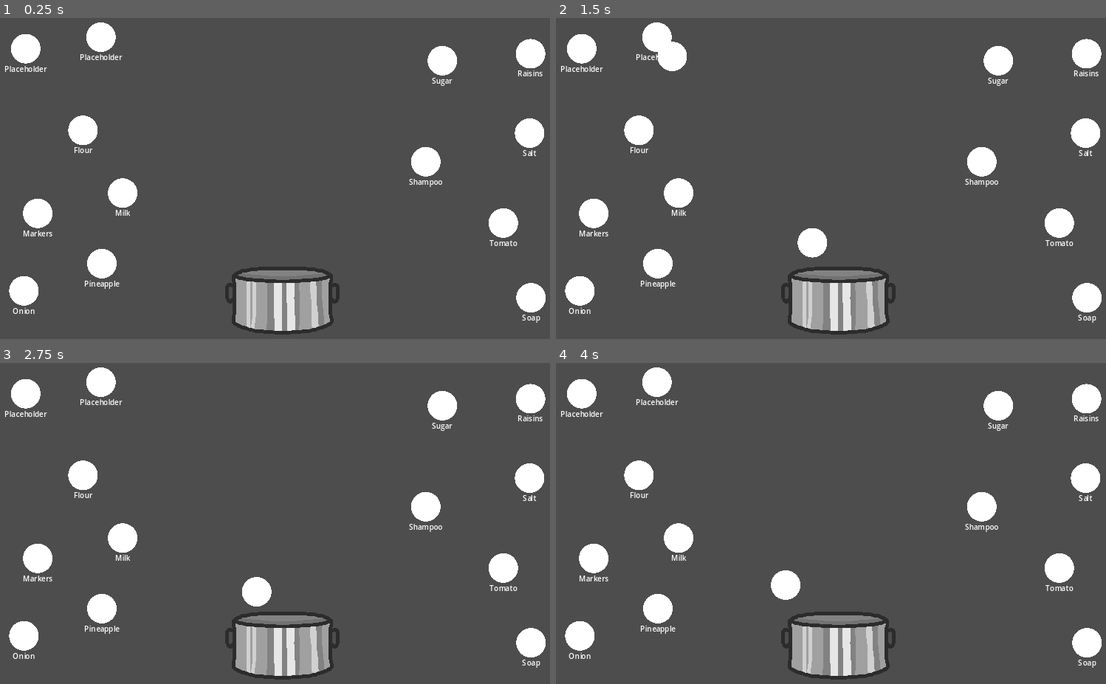
Above: before the commit, frames 1-4 (two rows, left to right).
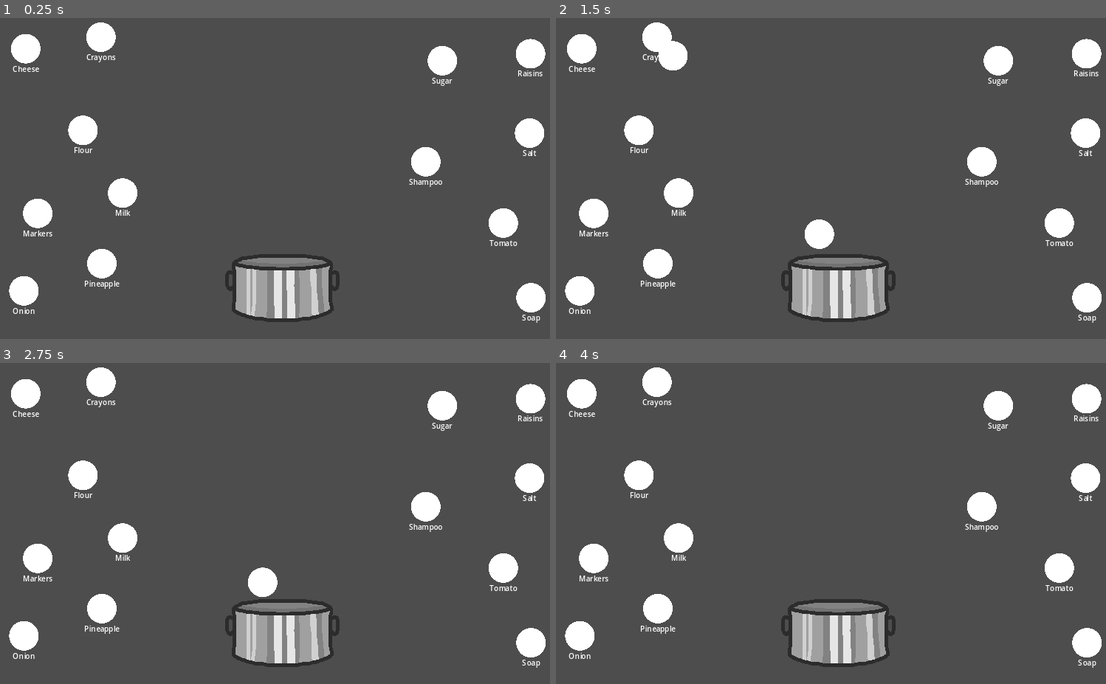
Above: after the commit, the same moments.

Repository: saangosu/Feed-The-Void
Game: Godot game, scene res://levels/main.tscn
Two runs of this game, one before a commit and one after it. Both use one fixed random seed, a clock stepped at 60 frames per second and the inputs below.
Inputs (mouse positions are in pixels of both pictures, inside the frame that each line leads up to):
- Up to frame 1 (0.25 s): no input
- Up to frame 2 (1.5 s): tap Enter at 0.5 s; move the mouse to (583, 53) at 0.52 s; click (583, 53) at 0.67 s; move the mouse to (655, 40) at 1.27 s; click (655, 40) at 1.42 s
- Up to frame 3 (2.75 s): move the mouse to (82, 478) at 2.02 s; click (82, 478) at 2.17 s
- Up to frame 4 (4 s): move the mouse to (594, 562) at 2.77 s; click (594, 562) at 2.92 s; move the mouse to (677, 542) at 3.52 s; click (677, 542) at 3.67 s

The runs differ from the first frame. In frame 1, 2.6% of the frame differs, in the area x 0-62%, y 11-99%; in frame 2, 2.9%; in frame 3, 2.9%; in frame 4, 3.0%.

Commit message:
cooking logic

Diff:
--- a/items/ingredient/ingredient_base.gd
+++ b/items/ingredient/ingredient_base.gd
@@ -1,12 +1,16 @@
 extends Node2D
 
+@export_group("General")
 @export var image: Texture
 @export var label: String
 @export var ingredient_destination: Marker2D
 @export var move_speed := 800
+@export_group("Ingredient Logic")
+@export var ingredient_multiplier := 1.0
+@export var ingredient_value := 1.0
 
 var ingredient_moving: Node2D
-
+var ingredient_used_count := 0
 var is_moving := false
 
 const new_x = 64
@@ -56,8 +60,9 @@
 func _on_area_2d_input_event(viewport, event, shape_idx):
 	if ingredient_destination:
 		if event is InputEventMouseButton && event.button_index == MOUSE_BUTTON_LEFT && event.pressed:
-			if !is_moving:
+			if !is_moving && CustomGlobal.ingredients_limit > CustomGlobal.ingredients_count:
 				set_ingredient_moving()
+				CustomGlobal.add_ingredient(label, ingredient_value, ingredient_multiplier)
 				is_moving = true
 
 
--- a/levels/main.tscn
+++ b/levels/main.tscn
@@ -7,10 +7,10 @@
 [node name="Main" type="Node2D"]
 
 [node name="CookingPot" type="Node2D" parent="."]
-position = Vector2(640, 628)
+position = Vector2(640, 601)
 
 [node name="IngredientsDestination" type="Marker2D" parent="CookingPot"]
-position = Vector2(-8, -77)
+position = Vector2(0, -77)
 
 [node name="Sprite2D" type="Sprite2D" parent="CookingPot"]
 texture = ExtResource("1_0rvki")
@@ -22,63 +22,104 @@
 
 [node name="Cheese" parent="IngredientsScatter" node_paths=PackedStringArray("ingredient_destination") instance=ExtResource("2_qn4pi")]
 position = Vector2(83, 89)
+label = "Cheese"
 ingredient_destination = NodePath("../../CookingPot/IngredientsDestination")
+move_speed = null
+ingredient_multiplier = 1.6
+ingredient_value = 6.0
 
 [node name="Crayons" parent="IngredientsScatter" node_paths=PackedStringArray("ingredient_destination") instance=ExtResource("2_qn4pi")]
 position = Vector2(246, 64)
+label = "Crayons"
 ingredient_destination = NodePath("../../CookingPot/IngredientsDestination")
+move_speed = null
+ingredient_multiplier = 0.9
+ingredient_value = -10.0
 
 [node name="Flour" parent="IngredientsScatter" node_paths=PackedStringArray("ingredient_destination") instance=ExtResource("2_qn4pi")]
 position = Vector2(207, 266)
 label = "Flour"
 ingredient_destination = NodePath("../../CookingPot/IngredientsDestination")
+move_speed = null
+ingredient_multiplier = 1.5
+ingredient_value = 4.0
 
 [node name="Markers" parent="IngredientsScatter" node_paths=PackedStringArray("ingredient_destination") instance=ExtResource("2_qn4pi")]
 position = Vector2(109, 446)
 label = "Markers"
 ingredient_destination = NodePath("../../CookingPot/IngredientsDestination")
+move_speed = null
+ingredient_multiplier = 0.8
+ingredient_value = -15.0
 
 [node name="Milk" parent="IngredientsScatter" node_paths=PackedStringArray("ingredient_destination") instance=ExtResource("2_qn4pi")]
 position = Vector2(293, 402)
 label = "Milk"
 ingredient_destination = NodePath("../../CookingPot/IngredientsDestination")
+move_speed = null
+ingredient_multiplier = 1.4
+ingredient_value = 2.0
 
 [node name="Onion" parent="IngredientsScatter" node_paths=PackedStringArray("ingredient_destination") instance=ExtResource("2_qn4pi")]
 position = Vector2(79, 614)
 label = "Onion"
 ingredient_destination = NodePath("../../CookingPot/IngredientsDestination")
+move_speed = null
+ingredient_multiplier = 1.2
+ingredient_value = 3.0
 
 [node name="Pineapple" parent="IngredientsScatter" node_paths=PackedStringArray("ingredient_destination") instance=ExtResource("2_qn4pi")]
 position = Vector2(248, 555)
 label = "Pineapple"
 ingredient_destination = NodePath("../../CookingPot/IngredientsDestination")
+move_speed = null
+ingredient_multiplier = 3.0
+ingredient_value = 6.0
 
 [node name="Raisins" parent="IngredientsScatter" node_paths=PackedStringArray("ingredient_destination") instance=ExtResource("2_qn4pi")]
 position = Vector2(1177, 100)
 label = "Raisins"
 ingredient_destination = NodePath("../../CookingPot/IngredientsDestination")
+move_speed = null
+ingredient_multiplier = 2.0
+ingredient_value = 5.0
 
 [node name="Salt" parent="IngredientsScatter" node_paths=PackedStringArray("ingredient_destination") instance=ExtResource("2_qn4pi")]
 position = Vector2(1175, 272)
 label = "Salt"
 ingredient_destination = NodePath("../../CookingPot/IngredientsDestination")
+move_speed = null
+ingredient_multiplier = 1.5
+ingredient_value = null
 
 [node name="Shampoo" parent="IngredientsScatter" node_paths=PackedStringArray("ingredient_destination") instance=ExtResource("2_qn4pi")]
 position = Vector2(950, 334)
 label = "Shampoo"
 ingredient_destination = NodePath("../../CookingPot/IngredientsDestination")
+move_speed = null
+ingredient_multiplier = 0.5
+ingredient_value = -50.0
 
 [node name="Soap" parent="IngredientsScatter" node_paths=PackedStringArray("ingredient_destination") instance=ExtResource("2_qn4pi")]
 position = Vector2(1178, 629)
 label = "Soap"
 ingredient_destination = NodePath("../../CookingPot/IngredientsDestination")
+move_speed = null
+ingredient_multiplier = 0.75
+ingredient_value = -20.0
 
 [node name="Sugar" parent="IngredientsScatter" node_paths=PackedStringArray("ingredient_destination") instance=ExtResource("2_qn4pi")]
 position = Vector2(986, 115)
 label = "Sugar"
 ingredient_destination = NodePath("../../CookingPot/IngredientsDestination")
+move_speed = null
+ingredient_multiplier = 1.5
+ingredient_value = 1.5
 
 [node name="Tomato" parent="IngredientsScatter" node_paths=PackedStringArray("ingredient_destination") instance=ExtResource("2_qn4pi")]
 position = Vector2(1118, 467)
 label = "Tomato"
 ingredient_destination = NodePath("../../CookingPot/IngredientsDestination")
+move_speed = null
+ingredient_multiplier = null
+ingredient_value = 5.0
--- a/project.godot
+++ b/project.godot
@@ -15,6 +15,10 @@
 config/features=PackedStringArray("4.2", "GL Compatibility")
 config/icon="res://icon.svg"
 
+[autoload]
+
+Global="*res://scripts/custom_global.gd"
+
 [display]
 
 window/size/viewport_width=1280
--- /dev/null
+++ b/scripts/custom_global.gd
@@ -0,0 +1,36 @@
+class_name CustomGlobal
+
+# INGREDIENTS
+static var ingredients_limit = 3
+static var ingredients_count = 0
+static var ingredients_last_used: Array[String] = []
+static var ingredients_value = 0
+
+
+static func add_ingredient(ingredient_name: String, value: float, modifier: float):
+	if ingredients_count >= ingredients_limit:
+		return
+
+	ingredients_count += 1
+
+	if ingredients_last_used.size() >= 12:
+		ingredients_last_used.remove_at(0)
+
+	ingredients_last_used.push_front(ingredient_name)
+
+	var occurences = get_number_of_duplicates(ingredients_last_used, ingredient_name) - 1
+	value = (value - ((value*occurences)/4)) * modifier
+	ingredients_value += value
+
+
+static func resetPot():
+	ingredients_count = 0
+	ingredients_value = 0
+
+
+static func get_number_of_duplicates(array: Array[String], item: String) -> int:
+	var occurences = 0
+	for i in range(array.size()):
+		if array[i] == item:
+			occurences += 1
+	return occurences
